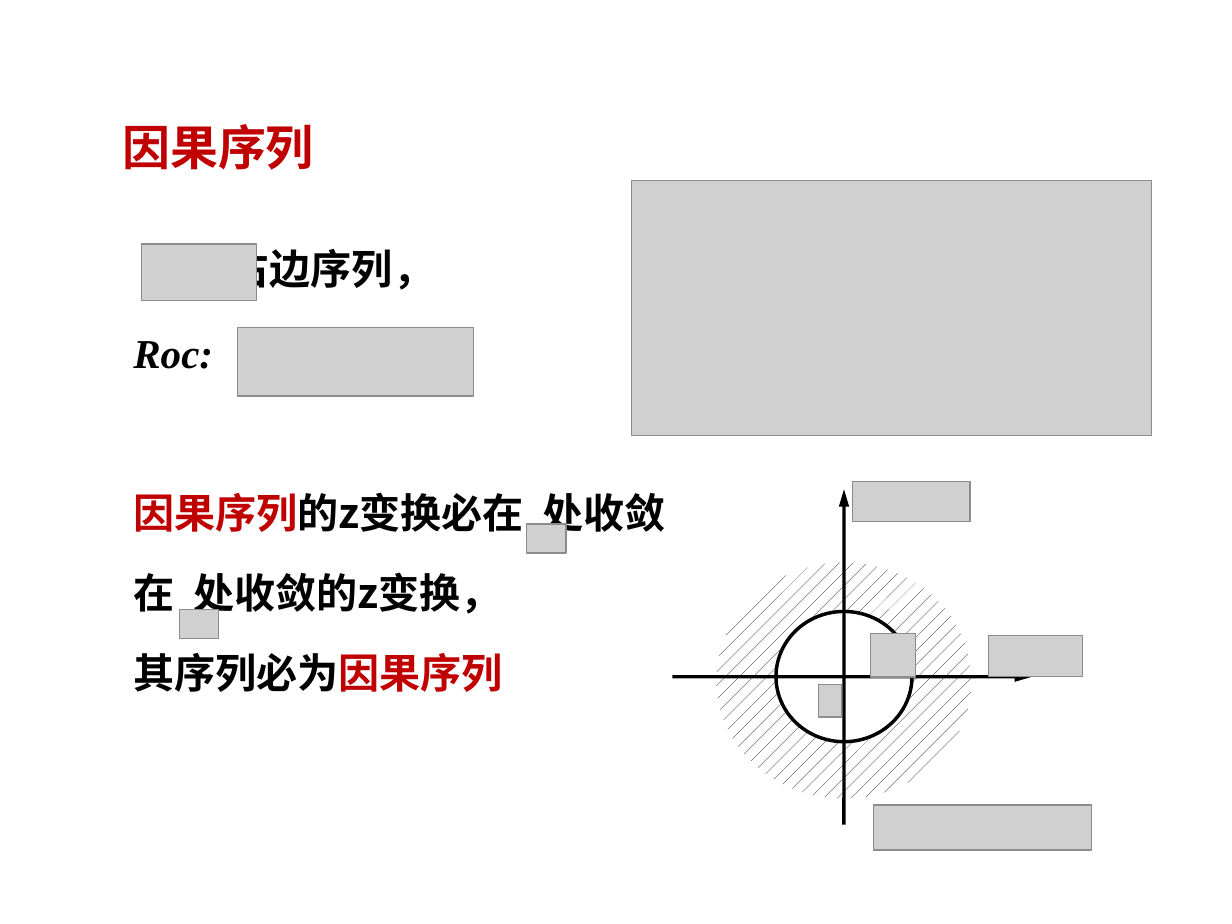
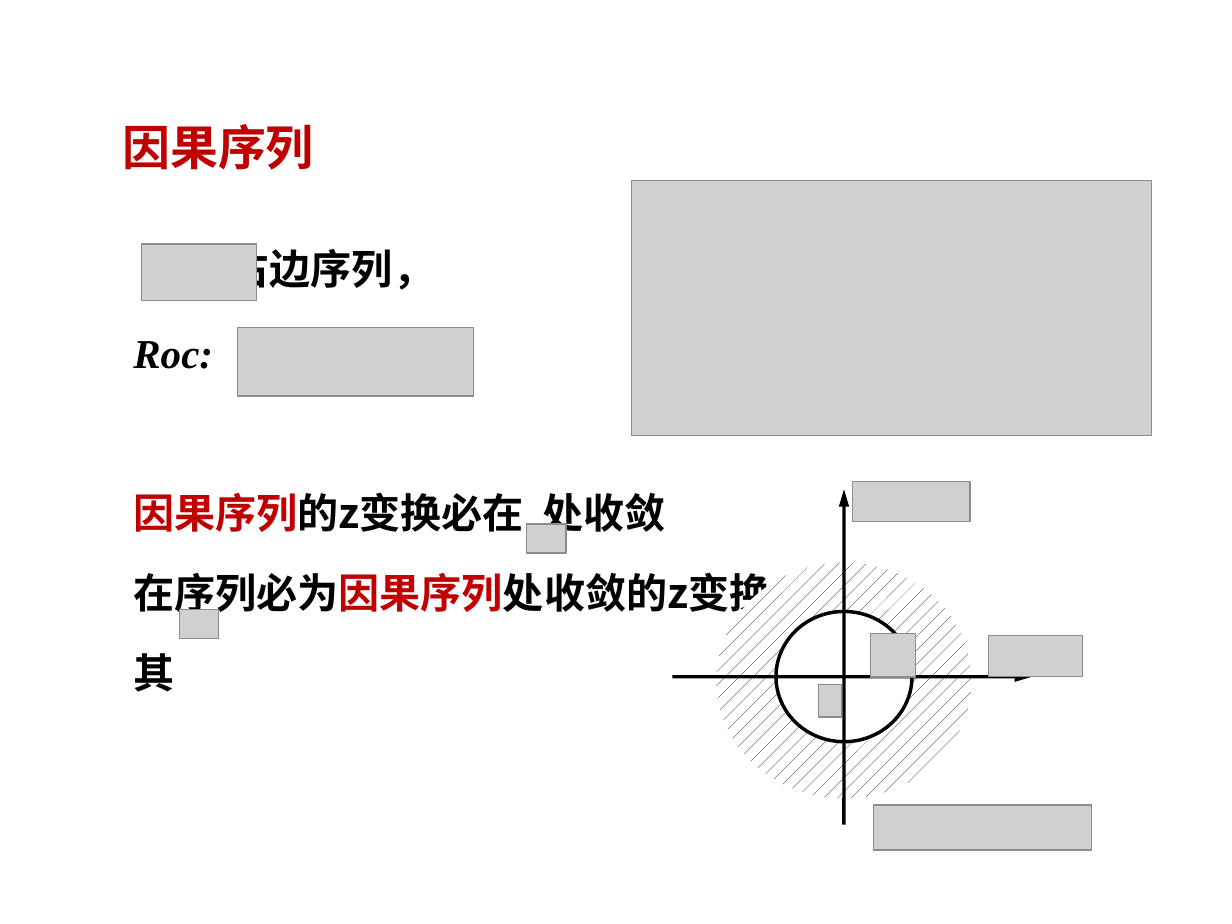
Before and after one commit to myp-super/SXU-CK-Learning-materials, a slide deck: slide 19 of 数字信号处理/数字信号处理第2章-z变换与离散时间傅立叶变换- 测控2302班.pptx. Drawn at 1232x924 pixels with LibreOffice and Linux fonts; fonts in the diff are those of the drawing; grey boxes stand for pictures; background and template pictures are left out. Boxes give left, top, right and bottom in pixels: in the first picture for what was removed or moved away, otherwise in the second. Text is boxed around its words. In the diff, an @@ line names an element or a change of style, - is before the commit and + after.

```diff
--- a/数字信号处理/数字信号处理第2章-z变换与离散时间傅立叶变换- 测控2302班.pptx
+++ b/数字信号处理/数字信号处理第2章-z变换与离散时间傅立叶变换- 测控2302班.pptx
@@ text at (133,567,811,692): text changed @@
-在 处收敛的z变换，
-其序列必为因果序列
+在序列必为因果序列处收敛的z变换，
+其
```
Also in this commit, not shown: 8 other slides changed, 1 other file.
